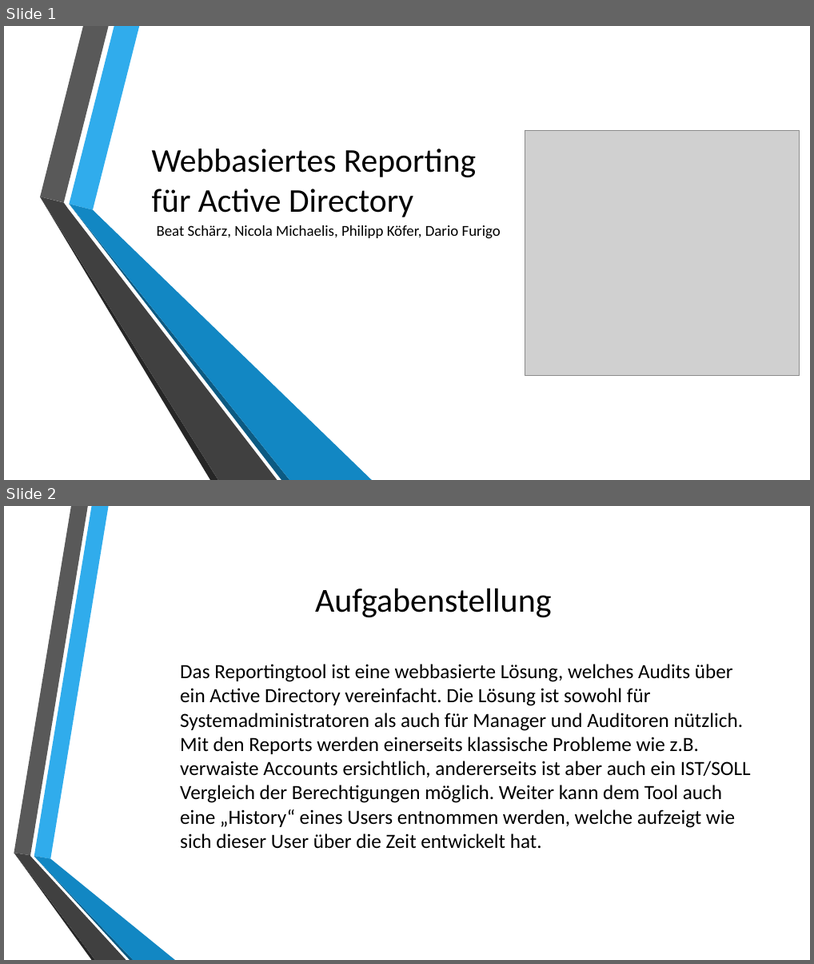
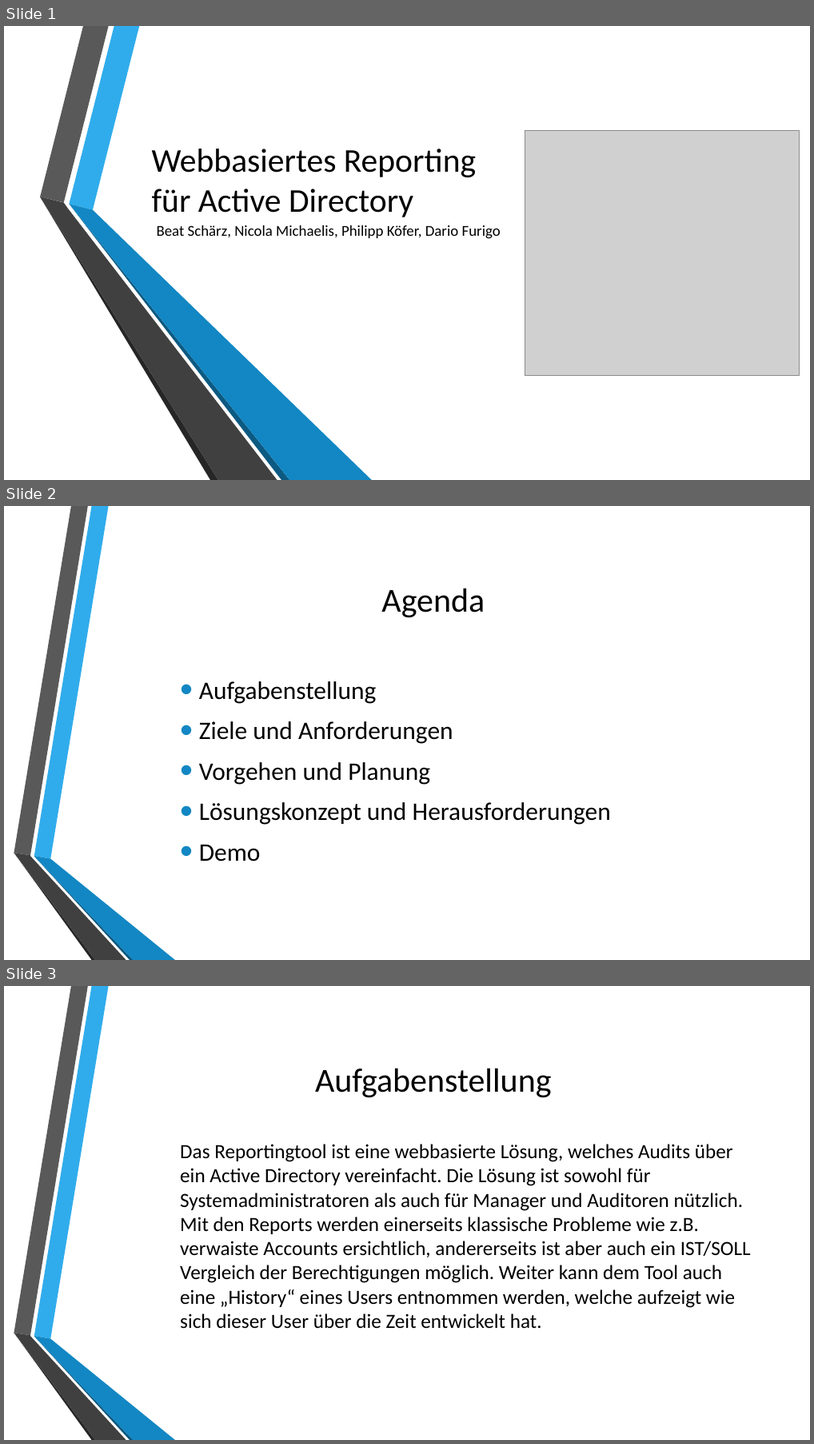
Before and after one commit to VirtSyntaxError/BTI7301-2018-WRAD, a slide deck: doc/WRAD.pptx. Shown one above the other, each under a label of ours: slides 1 and 2 before the commit, slides 1, 2 and 3 after it. The pictures are 814x964 and 814x1444 pixels, drawn with LibreOffice and Linux fonts; fonts in the diff are those of the drawing; grey boxes stand for pictures; background and template pictures are left out. Boxes give left, top, right and bottom in pixels: in the first picture for what was removed or moved away, otherwise in the second. Text is boxed around its words. In the diff, an @@ line names an element or a change of style, - is before the commit and + after.

```diff
--- a/doc/WRAD.pptx
+++ b/doc/WRAD.pptx
@@ slide 2 added at [4, 506, 810, 960], background picture (left out); not listed: 6 template elements that a slide beside it also shows @@
@@ title added at [382, 588, 485, 618], 40 pt, text #000000 @@
+Agenda
@@ text added at [199, 681, 611, 861], 30 pt, text #000000 @@
+• Aufgabenstellung
+• Ziele und Anforderungen
+• Vorgehen und Planung
+• Lösungskonzept und Herausforderungen
+• Demo
@@ what was slide 2 is now slide 3 @@
```
Also in this commit, not shown: 1 slide changed, 1 other slide added.
